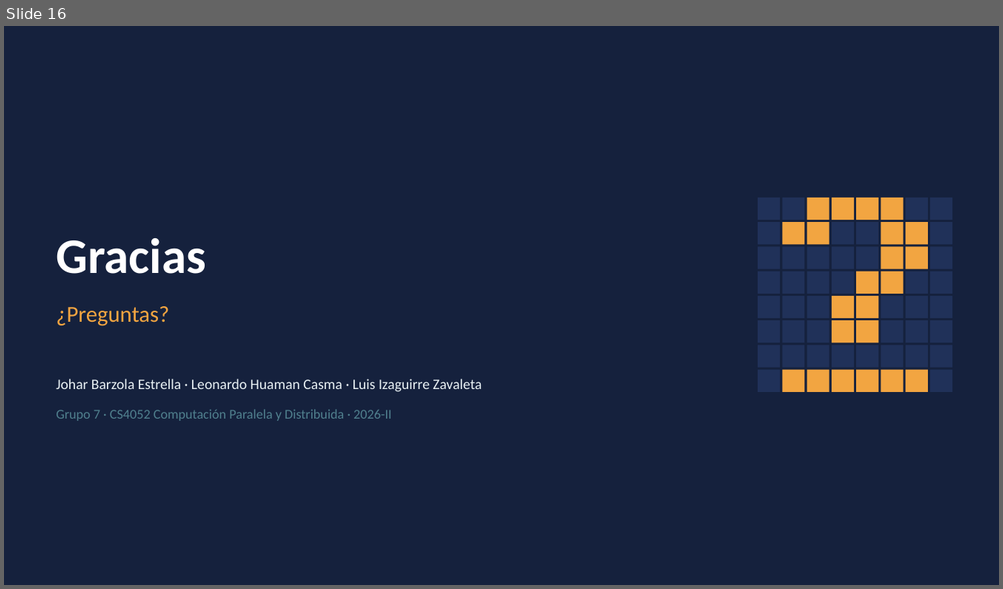
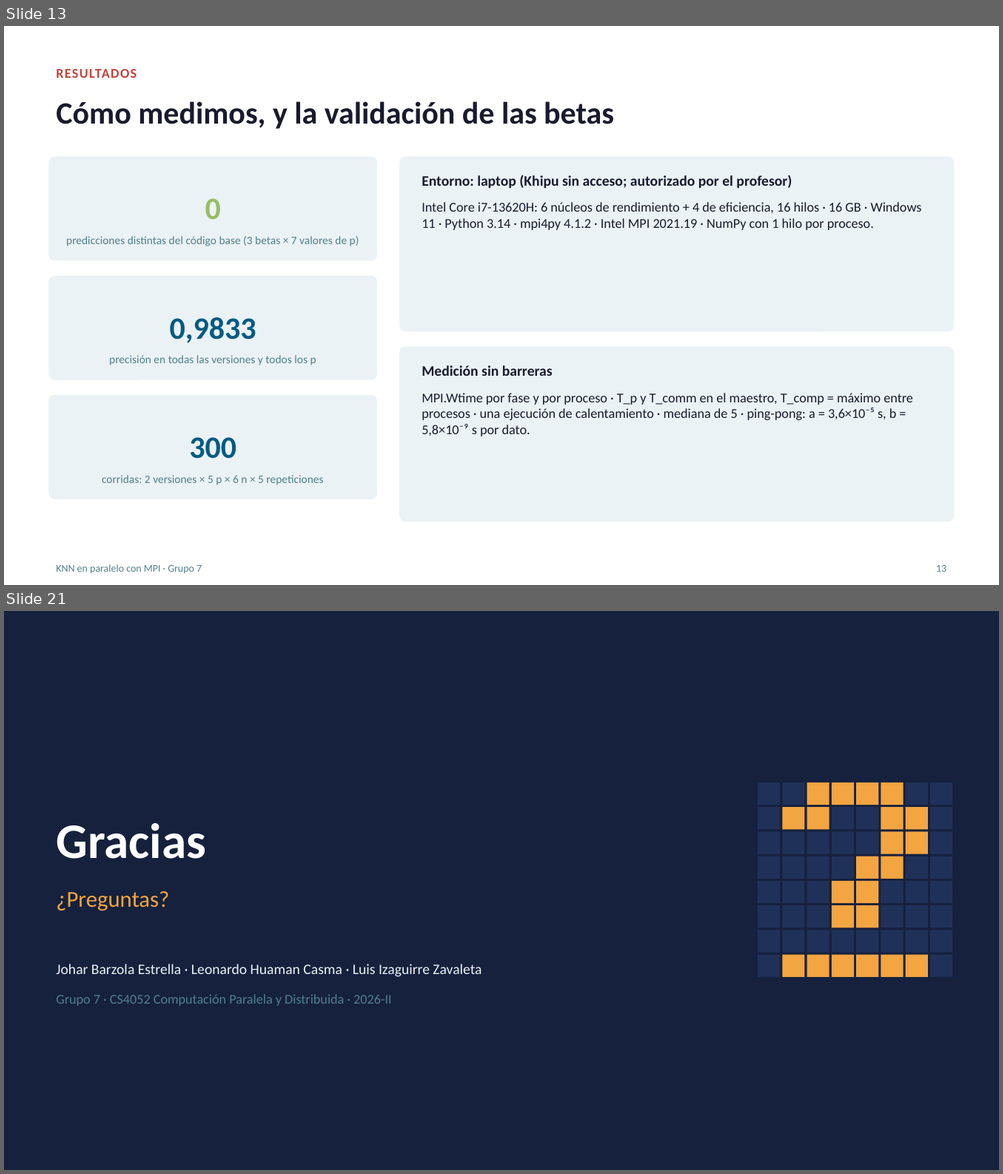
Before and after one commit to LuisIZ/Proyecto_CPD, a slide deck: docs/presentation/Presentacion-Entrega-Final.pptx. Shown one above the other, each under a label of ours: slide 16 before the commit, slides 13 and 21 after it; the slides between them are not shown. The pictures are 1003x589 and 1003x1174 pixels, drawn with LibreOffice and Linux fonts; fonts in the diff are those of the drawing. Boxes give left, top, right and bottom in pixels: in the first picture for what was removed or moved away, otherwise in the second. Text is boxed around its words. In the diff, an @@ line names an element or a change of style, - is before the commit and + after.

Commit message:
Resultados del informe, láminas de resultados y mediciones finales

```diff
--- a/docs/presentation/Presentacion-Entrega-Final.pptx
+++ b/docs/presentation/Presentacion-Entrega-Final.pptx
@@ slide 13 added at (4,26,999,585), background #FFFFFF @@
@@ text added at (56,69,136,78), 13 pt, text #C1443C, bold @@
+RESULTADOS
@@ text added at (56,101,614,129), 30 pt, text #1A1A2E, bold @@
+Cómo medimos, y la validación de las betas
@@ rounded rectangle added at (48,156,377,261), fill #EAF2F5 @@
@@ rounded rectangle added at (399,156,954,332), fill #EAF2F5 @@
@@ text added at (421,175,791,188), 14 pt, text #1A1A2E, bold @@
+Entorno: laptop (Khipu sin acceso; autorizado por el profesor)
@@ text added at (205,198,221,219), 30 pt, text #97BC62, bold @@
+0
@@ text added at (421,202,922,230), 13 pt, text #1A1A2E @@
+Intel Core i7-13620H: 6 núcleos de rendimiento + 4 de eficiencia, 16 hilos · 16 GB · Windows 11 · Python 3.14 · mpi4py 4.1.2 · Intel MPI 2021.19 · NumPy con 1 hilo por proceso.
@@ text added at (66,236,359,247), 11 pt, text #50808E @@
+predicciones distintas del código base (3 betas × 7 valores de p)
@@ rounded rectangle added at (48,276,377,380), fill #EAF2F5 @@
@@ text added at (170,318,256,343), 30 pt, text #065A82, bold @@
+0,9833
@@ text added at (109,355,316,366), 11 pt, text #50808E @@
+precisión en todas las versiones y todos los p
@@ rounded rectangle added at (399,347,954,522), fill #EAF2F5 @@
@@ text added at (421,366,552,376), 14 pt, text #1A1A2E, bold @@
+Medición sin barreras
@@ rounded rectangle added at (48,395,377,500), fill #EAF2F5 @@
@@ text added at (421,393,913,437), 13 pt, text #1A1A2E @@
+MPI.Wtime por fase y por proceso · T_p y T_comm en el maestro, T_comp = máximo entre procesos · una ejecución de calentamiento · mediana de 5 · ping-pong: a = 3,6×10⁻⁵ s, b = 5,8×10⁻⁹ s por dato.
@@ text added at (189,437,236,459), 30 pt, text #065A82, bold @@
+300
@@ text added at (102,475,323,486), 11 pt, text #50808E @@
+corridas: 2 versiones × 5 p × 6 n × 5 repeticiones
@@ text added at (56,565,202,574), 10 pt, text #50808E @@
+KNN en paralelo con MPI · Grupo 7
@@ text added at (936,565,946,572), 10 pt, text #50808E @@
+13
@@ what was slide 16 is now slide 21 @@
```
Also in this commit, not shown: 13 slides changed, 6 other slides added, 2 slides removed, 2 other files.
